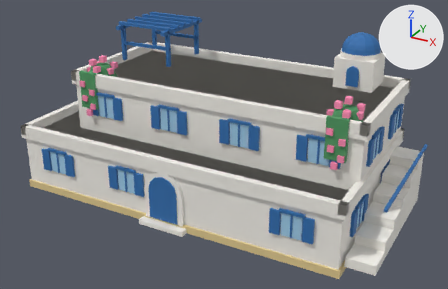
The Blender file assets/managed-models/buildings/house-2x1-2f-third-aegean-a/house-2x1-2f-third-aegean-a.blend as it was, and as the next commit left it.
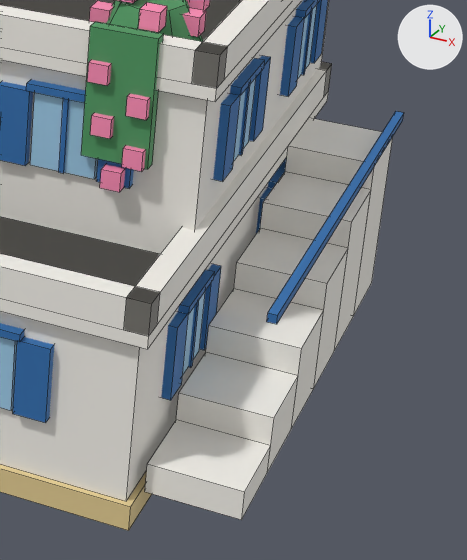
Old and new are each drawn whole from a camera (50 mm lens) standing at (1.49, -2.69, 1.64) and looking at (0.04, -0.05, 0.32) and again close up on the part from 66% to 100% of the width and 37% to 100% of the height. Lighting does not change. The marker at upper right points along +X, +Y and +Z. The last two pictures show the newer version. The close-ups show mesh edges as thin lines.

Script lines for the objects in view, before the commit:
```python
me_house_2x1_2f_third_aegean_a = bpy.data.meshes.new('house-2x1-2f-third-aegean-a')
me_house_2x1_2f_third_aegean_a.from_pydata(...)  # 1592 vertices, 1207 faces; spans x -1.0..0.99, y -0.5..0.5, z 0.0..0.91
me_house_2x1_2f_third_aegean_a.materials.append(mat_m_house_2x1_2f_third_aegean_a)
ob_house_2x1_2f_third_aegean_a = bpy.data.objects.new('house-2x1-2f-third-aegean-a', me_house_2x1_2f_third_aegean_a)
ob_house_2x1_2f_third_aegean_a.location = (0.0, 0.0, 0.0)
```
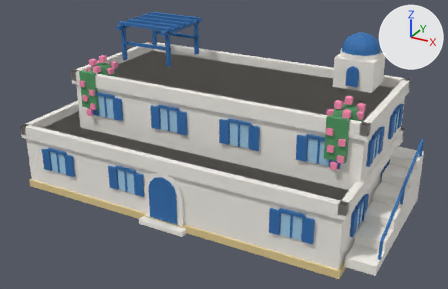
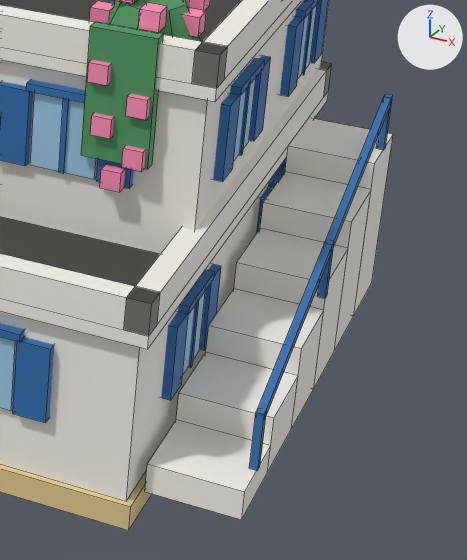
Pixel boxes [x1, y1, x2, y2] of what changed, in the close-ups (467 x 560 px; the box of a moved part takes in the faces that stretch with it):
'house-2x1-2f-third-aegean-a', reshaped: before [0, 0, 404, 531]; after [0, 0, 393, 531]
part 1 of me_house_2x1_2f_third_aegean_a, moved or reshaped: before [267, 111, 404, 324]; after [257, 97, 391, 416]
part 2 of me_house_2x1_2f_third_aegean_a, added (blue): after [249, 411, 267, 471]
part 3 of me_house_2x1_2f_third_aegean_a, added: after [317, 242, 334, 298]
part 4 of me_house_2x1_2f_third_aegean_a, added: after [377, 94, 393, 150]

Edits to the bpy script that builds the scene:
```text
Change me_house_2x1_2f_third_aegean_a:
    used by ob_house_2x1_2f_third_aegean_a; location = (0.0, 0.0, 0.0)
    remove me_house_2x1_2f_third_aegean_a.from_pydata(...)  # 1592 vertices, 1207 faces; spans x -1.0..0.99, y -0.5..0.5, z 0.0..0.91
    add me_house_2x1_2f_third_aegean_a.from_pydata(...)  # 1616 vertices, 1225 faces; spans x -1.0..0.99, y -0.5..0.5, z 0.0..0.91
    me_house_2x1_2f_third_aegean_a part 1: the loose piece of 8 vertices spanning x 0.97..0.99, y -0.35..0.43, z 0.32..0.33 is turned 19.7 degrees about the x axis through its middle and scaled by 0.885, then moved by (0.0, -0.07, -0.04)
    me_house_2x1_2f_third_aegean_a part 2: a new loose piece, a box spanning x 0.974..0.986, y -0.356..-0.344, z 0.087..0.179, in mat_m_house_2x1_2f_third_aegean_a
    me_house_2x1_2f_third_aegean_a part 3: a new loose piece, a box spanning x 0.974..0.986, y -0.031..-0.019, z 0.203..0.295, in mat_m_house_2x1_2f_third_aegean_a
    me_house_2x1_2f_third_aegean_a part 4: a new loose piece, a box spanning x 0.974..0.986, y 0.294..0.306, z 0.32..0.412, in mat_m_house_2x1_2f_third_aegean_a
```
